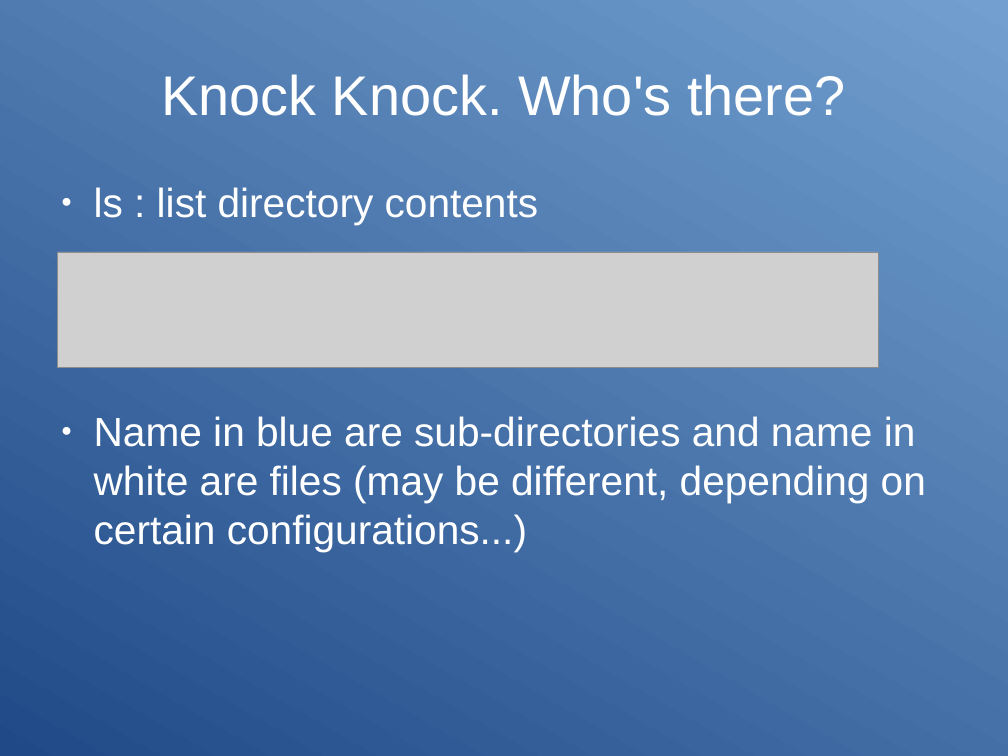
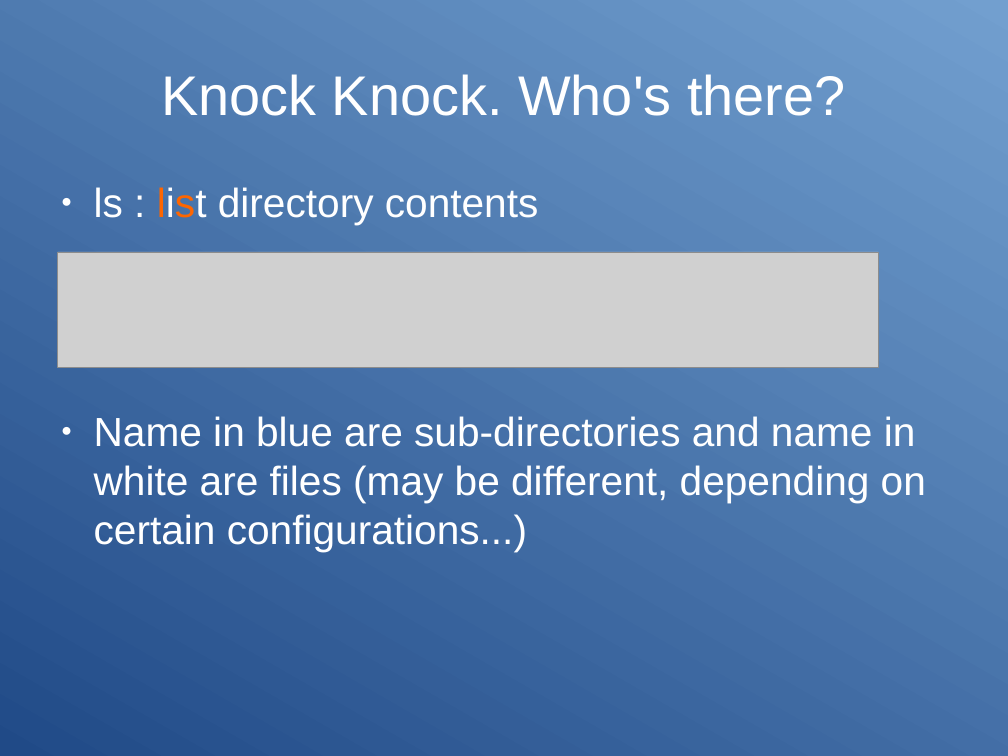
Before and after one commit to Clibre/An-introduction-to-bash, a slide deck: slide 9 of presentation.odp (slide 8 before the commit). Drawn at 1008x756 pixels with LibreOffice and Linux fonts; fonts in the diff are those of the drawing; grey boxes stand for pictures. Boxes give left, top, right and bottom in pixels: in the first picture for what was removed or moved away, otherwise in the second. Text is boxed around its words. In the diff, an @@ line names an element or a change of style, - is before the commit and + after.

```diff
--- a/presentation.odp
+++ b/presentation.odp
@@ text "ls : list directory contents" at (94,187,539,225): text colour #FFFFFF to #FF6600 in "list" @@
```
Also in this commit, not shown: 5 other slides changed, 4 slides added, 5 other files.
